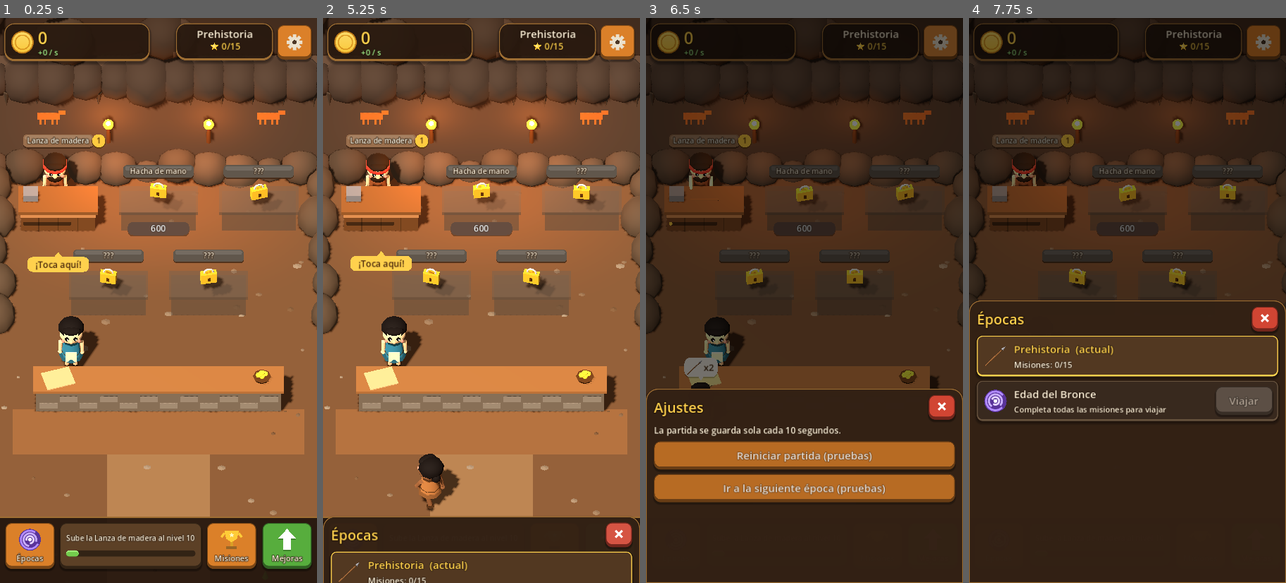
Above: before the commit, frames 1-4 (left to right).
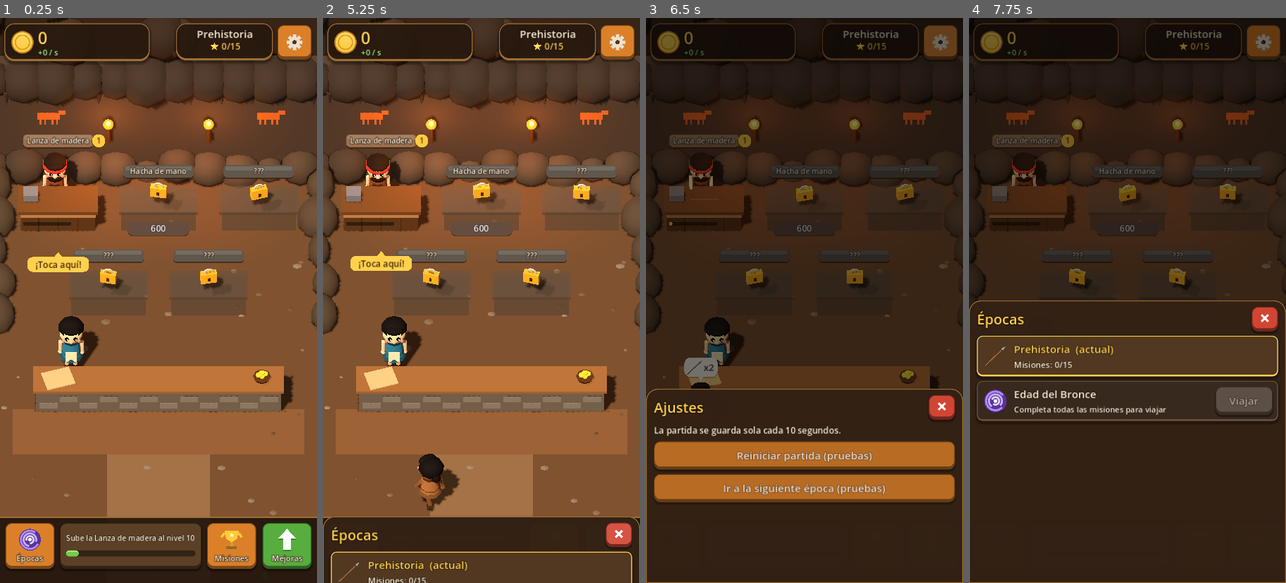
Above: after the commit, the same moments.

Repository: LEONSPACE1/armeryventure
Game: Godot game, scene res://scenes/main.tscn
Same seed, same stepped clock (60 frames per second), same inputs: the game is played once before the commit and once after it.
Inputs (mouse positions are in pixels of both pictures, inside the frame that each line leads up to):
- Up to frame 1 (0.25 s): no input
- Up to frame 2 (5.25 s): click (617, 40) at 0.52 s; click "Reiniciar partida (pruebas)" at 1.25 s; click (351, 543) at 2.02 s; click (554, 543) at 2.77 s; click (611, 543) at 3.52 s; click (452, 543) at 4.27 s; click (617, 317) at 5.02 s
- Up to frame 3 (6.5 s): click (940, 40) at 5.77 s
- Up to frame 4 (7.75 s): click "Reiniciar partida (pruebas)" at 6.5 s; click (997, 543) at 7.27 s

The runs differ from the first frame. In frame 1, 30% of the frame differs, in the area x 0-100%, y 13-89%; in frame 2, 29%; in frame 3, 1.0%; in frame 4, 1.0%.

Commit message:
Atenuar luces: menos sol, fuego y brillos quemados
- Exposición 0,9, sol y luz ambiente más bajos en las dos épocas.
- Antorchas, braseros y horno con menos energía y alcance; el
  titileo ahora parte de la energía de cada luz.
- Llamas, brasas, chispas y boca del horno menos emisivos.
- Adobe, losas, pañuelos y bancos un poco más oscuros; anillo de
  selección más suave.
Brillo medio de la escena: -16 % (Prehistoria) y -26 % (Bronce);
píxeles casi blancos: de 0,8 % a 0,3 % y de 1,4 % a 0,2 %.

Co-Authored-By: Claude Opus 5.5 <noreply@anthropic.com>
Claude-Session: https://claude.ai/code/session_01BLunC97yWnVkWu8S9yoQ8K

Diff:
--- a/data/epocas/bronce.json
+++ b/data/epocas/bronce.json
@@ -303,13 +303,13 @@
   "tema": {
     "escenario": "taller_bronce",
     "fondo": "#2b1f17",
-    "suelo": "#a08a6c",
+    "suelo": "#8c785e",
     "camino": "#b8a382",
     "alfombra": "#8c3b2e",
     "mostrador_base": "#b08a62",
     "mostrador_tapa": "#7a5232",
     "ropa_clientes": [
-      "#e8dcc0",
+      "#cfc2a4",
       "#b8452f",
       "#c99a3a",
       "#4f6f85",
@@ -323,7 +323,7 @@
     "ropa_armeros": "#6e4a2e",
     "estilo_armeros": 5,
     "ropa_dependientes": "#3d7a5a",
-    "luz_sol": 0.38,
-    "luz_ambiente": 0.3
+    "luz_sol": 0.3,
+    "luz_ambiente": 0.25
   }
 }
--- a/scripts/art3d.gd
+++ b/scripts/art3d.gd
@@ -242,7 +242,7 @@
 	p.scale_amount_max = 1.0
 	var m := BoxMesh.new()
 	m.size = Vector3(0.05, 0.05, 0.05)
-	m.material = mat(Color(1, 0.8, 0.3), 3.0)
+	m.material = mat(Color(1, 0.75, 0.3), 1.6)
 	p.mesh = m
 	parent.add_child(p)
 	return p
--- a/scripts/main.gd
+++ b/scripts/main.gd
@@ -122,13 +122,14 @@
 	e.background_color = Color(GameState.theme("fondo", "#211712"))
 	e.ambient_light_source = Environment.AMBIENT_SOURCE_COLOR
 	e.ambient_light_color = Color(0.75, 0.68, 0.6)
-	e.ambient_light_energy = float(GameState.theme("luz_ambiente", 0.35))
+	e.ambient_light_energy = float(GameState.theme("luz_ambiente", 0.3))
 	e.tonemap_mode = Environment.TONE_MAPPER_FILMIC
+	e.tonemap_exposure = 0.9
 	env.environment = e
 	_world.add_child(env)
 	var sun := DirectionalLight3D.new()
 	sun.rotation_degrees = Vector3(-58, -28, 0)
-	sun.light_energy = float(GameState.theme("luz_sol", 0.5))
+	sun.light_energy = float(GameState.theme("luz_sol", 0.42))
 	sun.light_color = Color(1, 0.95, 0.88)
 	sun.shadow_enabled = true
 	sun.directional_shadow_max_distance = 45.0
@@ -246,7 +247,8 @@
 func _process(delta: float) -> void:
 	_t += delta
 	for k in _torch_lights.size():
-		_torch_lights[k].light_energy = 0.7 + 0.15 * sin(_t * 9.0 + k * 2.0) + 0.1 * sin(_t * 23.0 + k)
+		var base: float = _torch_lights[k].get_meta("base", 0.5)
+		_torch_lights[k].light_energy = base * (1.0 + 0.18 * sin(_t * 9.0 + k * 2.0) + 0.1 * sin(_t * 23.0 + k))
 	queue_redraw()
 	_spawn_customers(delta)
 	var demand := []
--- a/scripts/person3d.gd
+++ b/scripts/person3d.gd
@@ -107,10 +107,10 @@
 				Art3D.box(head, Vector3(0.06, 0.22, 0.16), Vector3(0.38 * side, 0.0, 0.0), metal.darkened(0.15))
 		5:
 			# Pañuelo de tela atado a la cabeza
-			var wrap := Art3D.sphere(head, 0.41, Vector3(0, 0.15, -0.08), Color(0.92, 0.88, 0.78))
+			var wrap := Art3D.sphere(head, 0.41, Vector3(0, 0.15, -0.08), Color(0.8, 0.74, 0.62))
 			wrap.scale = Vector3(1.04, 0.72, 1.0)
 			Art3D.cyl(head, 0.425, 0.425, 0.07, Vector3(0, 0.16, -0.04), Color(0.7, 0.25, 0.2), 10)
-			Art3D.sphere(head, 0.09, Vector3(0, 0.12, -0.45), Color(0.92, 0.88, 0.78))
+			Art3D.sphere(head, 0.09, Vector3(0, 0.12, -0.45), Color(0.8, 0.74, 0.62))
 	if beard:
 		var b := Art3D.sphere(head, 0.25, Vector3(0, -0.22, 0.18), hair)
 		b.scale = Vector3(1.1, 0.8, 0.8)
--- a/scripts/scenery.gd
+++ b/scripts/scenery.gd
@@ -15,14 +15,15 @@
 
 
 # Llama con luz naranja (antorcha, brasero u horno).
-static func _flame(world: Node3D, at: Vector3, lights: Array, size := 1.0, energy := 1.0) -> void:
-	Art3D.sphere(world, 0.17 * size, at, Color(1, 0.5, 0.12), 1.6)
-	Art3D.sphere(world, 0.09 * size, at + Vector3(0, 0.1, 0.05) * size, Color(1, 0.85, 0.45), 2.0)
+static func _flame(world: Node3D, at: Vector3, lights: Array, size := 1.0, energy := 0.55) -> void:
+	Art3D.sphere(world, 0.17 * size, at, Color(0.95, 0.45, 0.12), 0.9)
+	Art3D.sphere(world, 0.09 * size, at + Vector3(0, 0.1, 0.05) * size, Color(1, 0.75, 0.4), 1.1)
 	var light := OmniLight3D.new()
 	light.position = at + Vector3(0, 0.12, 0.6)
 	light.light_color = Color(1, 0.6, 0.25)
 	light.light_energy = energy
-	light.omni_range = 5.5
+	light.set_meta("base", energy)
+	light.omni_range = 4.5
 	world.add_child(light)
 	lights.append(light)
 
@@ -82,7 +83,7 @@
 	var rng := RandomNumberGenerator.new()
 	rng.seed = 23
 	var floor_col := Color(GameState.theme("suelo", "#a08a6c"))
-	var adobe := Color(0.76, 0.6, 0.42)
+	var adobe := Color(0.64, 0.49, 0.35)
 	var beam := Color(0.42, 0.28, 0.16)
 	# Suelo de losas de piedra, camino de tierra y alfombra frente al mostrador
 	Art3D.box(world, Vector3(40, 0.2, 50), Vector3(0, -0.1, 6), floor_col.darkened(0.25))
@@ -139,16 +140,16 @@
 			var leg := Art3D.cyl(world, 0.025, 0.025, 1.3, base + Vector3(cos(a * TAU / 3.0) * 0.15, 0.62, sin(a * TAU / 3.0) * 0.15), Art3D.BRONZE.darkened(0.3), 4)
 			leg.rotation = Vector3(sin(a * TAU / 3.0) * 0.2, 0, -cos(a * TAU / 3.0) * 0.2)
 		Art3D.cyl(world, 0.32, 0.18, 0.22, base + Vector3(0, 1.3, 0), Art3D.BRONZE, 10)
-		_flame(world, base + Vector3(0, 1.5, 0), lights, 1.1, 0.9)
+		_flame(world, base + Vector3(0, 1.5, 0), lights, 1.1, 0.45)
 	# Horno de fundición (izquierda) con boca encendida y crisol
 	var oven := Vector3(-4.2, 0, back_z + 1.7)
 	Art3D.cyl(world, 0.55, 0.85, 1.7, oven + Vector3(0, 0.85, 0), Color(0.6, 0.38, 0.25), 10)
 	Art3D.cyl(world, 0.2, 0.3, 0.6, oven + Vector3(0, 1.95, 0), Color(0.5, 0.32, 0.22), 8)
-	var mouth := Art3D.sphere(world, 0.3, oven + Vector3(0.0, 0.5, 0.72), Color(1, 0.45, 0.1), 2.2)
+	var mouth := Art3D.sphere(world, 0.3, oven + Vector3(0.0, 0.5, 0.72), Color(0.95, 0.4, 0.1), 1.2)
 	mouth.scale = Vector3(1.0, 0.8, 0.35)
-	_flame(world, oven + Vector3(0, 2.3, 0), lights, 0.8, 0.7)
+	_flame(world, oven + Vector3(0, 2.3, 0), lights, 0.8, 0.35)
 	Art3D.cyl(world, 0.2, 0.14, 0.25, oven + Vector3(0.95, 0.12, 0.5), Color(0.35, 0.3, 0.28), 8)
-	Art3D.sphere(world, 0.13, oven + Vector3(0.95, 0.25, 0.5), Color(1, 0.6, 0.15), 1.5)
+	Art3D.sphere(world, 0.13, oven + Vector3(0.95, 0.25, 0.5), Color(0.95, 0.55, 0.15), 0.9)
 	# Ánforas y lingotes (derecha)
 	var store := Vector3(4.5, 0, back_z + 1.4)
 	for k in 4:
--- a/scripts/station.gd
+++ b/scripts/station.gd
@@ -78,7 +78,7 @@
 	_bench = Node3D.new()
 	add_child(_bench)
 	var accent := Color(GameState.station(idx)["color"])
-	var wood := Color(0.52, 0.35, 0.2)
+	var wood := Color(0.46, 0.31, 0.18)
 	Art3D.box(_bench, Vector3(2.3, 0.85, 0.9), Vector3(0, 0.43, 0), wood.darkened(0.15))
 	Art3D.box(_bench, Vector3(2.45, 0.12, 1.05), Vector3(0, 0.91, 0), wood)
 	for x in [-0.6, 0.0, 0.6]:
@@ -150,7 +150,7 @@
 			w.visible = false
 			_bench.add_child(w)
 			(_crafting if baked else _parts).append(w)
-		var ember := Art3D.sphere(_bench, 0.16, _rest_point(x) + Vector3(0, -0.05, 0), Color(0.95, 0.35, 0.05), 0.9)
+		var ember := Art3D.sphere(_bench, 0.16, _rest_point(x) + Vector3(0, -0.05, 0), Color(0.9, 0.32, 0.05), 0.7)
 		ember.scale = Vector3(1.8, 0.25, 1.1)
 		ember.visible = false
 		_embers.append(ember)
@@ -184,7 +184,7 @@
 	scale = Vector3.ONE * (1.0 + 0.1 * sin(_pop * PI))
 	_ring.visible = selected
 	if selected:
-		_ring_mat.albedo_color.a = 0.25 + 0.2 * sin(_t * 5.0)
+		_ring_mat.albedo_color.a = 0.16 + 0.1 * sin(_t * 5.0)
 	if GameState.is_unlocked(idx) != _built_unlocked:
 		_rebuild()
 	if not GameState.is_unlocked(idx):
